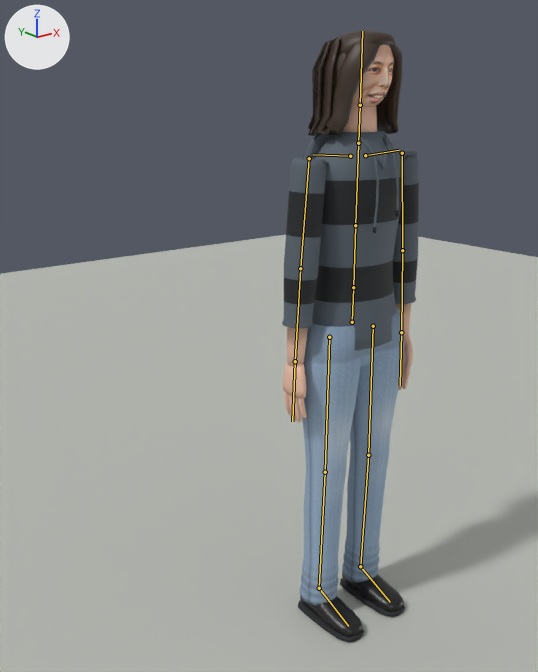
Before and after pictures for a commit that changed the Blender file assets/blender/characters/hero.blend.
Both versions are drawn from a 50 mm lens placed at (-1.593, -1.576, 1.671), pointed at (-0.198, 0.168, 0.974). Arrows for +X, +Y and +Z are at upper left; the lights stay in place. The picture after the commit comes second. The bones that bend it are drawn over the model as lines.

Names of what the first picture shows: 'body', 'hair', 'head', 'preview_ground'.
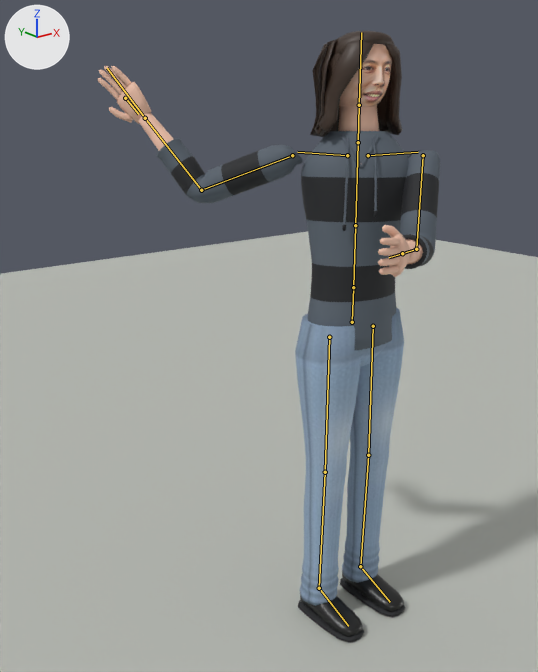
The newer file adds an action. The first version stands in its rest pose; the second is drawn at frame 5 of the action 'bat_swing_a'.

Where the change shows, as pixel boxes (x1, y1, x2, y2) in the pictures (538 x 672 px):
'body', posed (149% wider, 7% taller): before (282, 105, 419, 642); after (98, 66, 440, 642)
'hair', posed: before (308, 30, 402, 136); after (310, 31, 403, 137)
'head', posed: before (352, 45, 394, 107); after (339, 44, 392, 107)
bone 'Chest', root to tip: before (355, 225) to (358, 143); after (355, 225) to (358, 142)
bone 'Head', root to tip: before (360, 105) to (362, 31); after (359, 105) to (361, 32)
bone 'LeftUpperArm', root to tip: before (402, 153) to (402, 250); after (423, 155) to (416, 249)
bone 'LeftLowerArm', root to tip: before (402, 250) to (401, 332); after (416, 249) to (402, 253)
bone 'RightUpperArm', root to tip: before (309, 158) to (300, 268); after (292, 155) to (201, 190)
bone 'RightLowerArm', root to tip: before (300, 268) to (295, 361); after (201, 190) to (145, 118)
bone 'RightHand', root to tip: before (295, 361) to (292, 421); after (145, 118) to (107, 68)

The change, as a list of edits to the scene's bpy script:
```text
Change bone_spine:
    where bone_spine = bpy.data.objects['hero'].pose.bones['Spine']  # child of 'Hips'
    bone_spine.rotation_quaternion: (1.0, 0.0, 0.0, 0.0) -> (0.991, 0.0, -0.131, 0.0)  # degrees (0, 0, 0) -> degrees (0, -15, 0)
Change bone_chest:
    where bone_chest = bpy.data.objects['hero'].pose.bones['Chest']  # child of 'Spine'
    bone_chest.rotation_quaternion: (1.0, 0.0, 0.0, 0.0) -> (0.976, -0.026, -0.216, -0.006)  # degrees (0, 0, 0) -> degrees (-3, -25, 0)
Change bone_head:
    where bone_head = bpy.data.objects['hero'].pose.bones['Head']  # child of 'Neck'
    bone_head.rotation_quaternion: (1.0, 0.0, 0.0, 0.0) -> (0.966, 0.0, 0.259, 0.0)  # degrees (0, 0, 0) -> degrees (0, 30, 0)
Change bone_leftupperarm:
    where bone_leftupperarm = bpy.data.objects['hero'].pose.bones['LeftUpperArm']  # child of 'LeftShoulder'
    bone_leftupperarm.rotation_quaternion: (1.0, 0.0, 0.0, 0.0) -> (0.939, -0.312, 0.141, 0.027)  # degrees (0, 0, 0) -> degrees (-37, 16, -2)
Change bone_leftlowerarm:
    where bone_leftlowerarm = bpy.data.objects['hero'].pose.bones['LeftLowerArm']  # child of 'LeftUpperArm'
    bone_leftlowerarm.rotation_quaternion: (1.0, 0.0, 0.0, 0.0) -> (0.866, -0.498, -0.031, -0.03)  # degrees (0, 0, 0) -> degrees (-60, -5, -1)
Change bone_rightupperarm:
    where bone_rightupperarm = bpy.data.objects['hero'].pose.bones['RightUpperArm']  # child of 'RightShoulder'
    bone_rightupperarm.rotation_quaternion: (1.0, 0.0, 0.0, 0.0) -> (0.527, -0.279, 0.656, 0.464)  # degrees (0, 0, 0) -> degrees (-87, 108, -23)
Change bone_rightlowerarm:
    where bone_rightlowerarm = bpy.data.objects['hero'].pose.bones['RightLowerArm']  # child of 'RightUpperArm'
    bone_rightlowerarm.rotation_quaternion: (1.0, 0.0, 0.0, 0.0) -> (0.819, -0.571, 0.035, 0.035)  # degrees (0, 0, 0) -> degrees (-70, 6, 1)
Change bone_righthand:
    where bone_righthand = bpy.data.objects['hero'].pose.bones['RightHand']  # child of 'RightLowerArm'
    bone_righthand.rotation_quaternion: (1.0, 0.0, 0.0, 0.0) -> (0.985, -0.007, -0.173, 0.0)  # degrees (0, 0, 0) -> degrees (-1, -20, 0)
```
